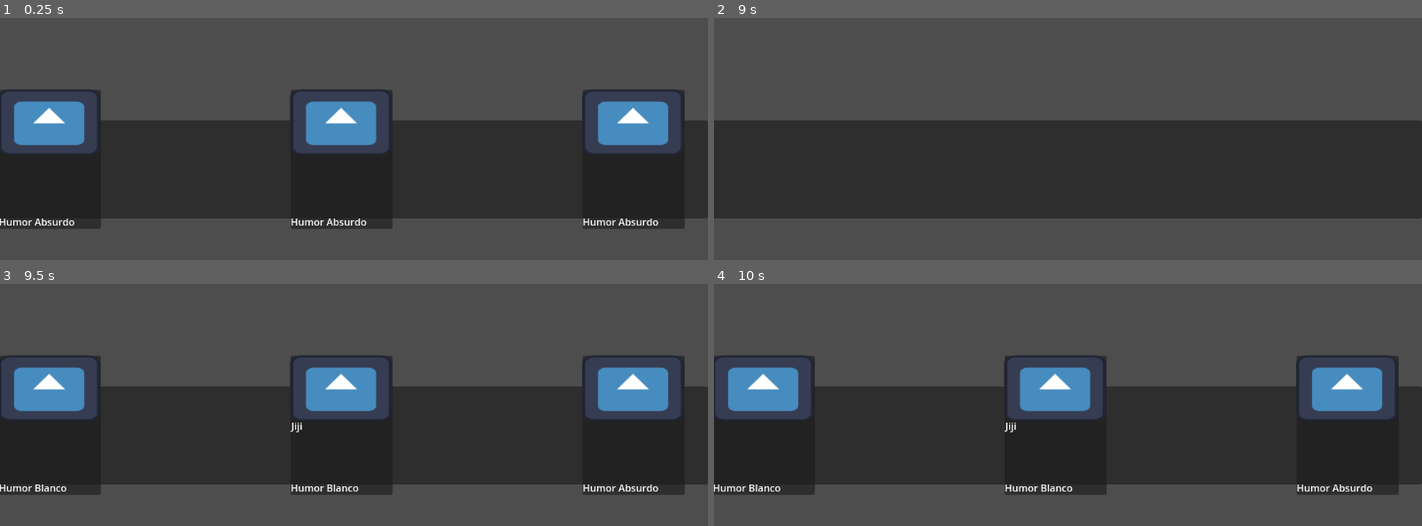
Above: before the commit, frames 1-4 (two rows, left to right).
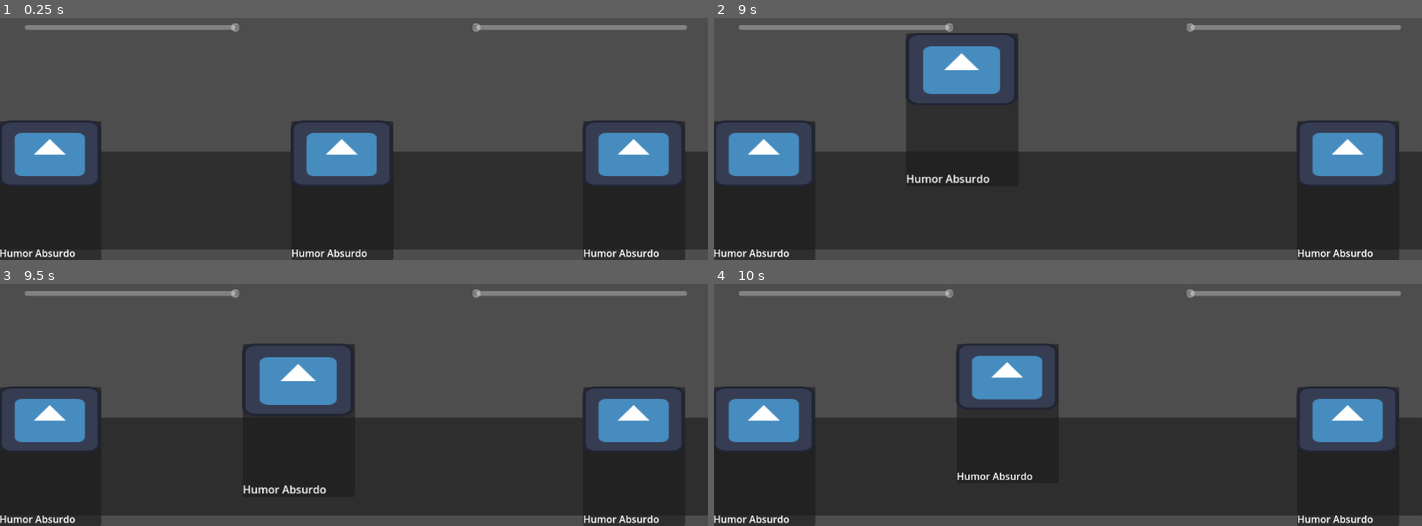
Above: after the commit, the same moments.

Repository: josediazerm/MakeMeLaugh
Game: Godot game, scene res://Scenes/GamePlayScene/game.tscn
The game is run twice, just before and just after one commit, with the same random seed, the same clock (stepped at 60 frames per second) and the same inputs. The project has no main scene, so this scene is started directly. The engine's default icon, where the game draws it, is replaced by a stand-in: a white triangle on a blue panel in a dark square.
Inputs (mouse positions are in pixels of both pictures, inside the frame that each line leads up to):
- Up to frame 1 (0.25 s): no input
- Up to frame 2 (9 s): tap Enter at 0.5, 2, 3.5 s; move the mouse to (763, 158) at 0.52 s; press the mouse at (763, 158) at 0.53 s; tap Space at 1.25, 2.75, 4.25 s; move the mouse to (1053, 158) at 1.27 s; release the mouse at (1053, 158) at 1.28 s; click (1053, 158) at 1.35 s; move the mouse to (1344, 158) at 2.02 s; press the mouse at (1344, 158) at 2.03 s; move the mouse to (1032, 141) at 2.77 s; release the mouse at (1032, 141) at 2.78 s; click (1032, 141) at 2.85 s; move the mouse to (1280, 122) at 3.52 s; press the mouse at (1280, 122) at 3.53 s; move the mouse to (outside the picture) at 4.27 s; release the mouse at (outside the picture) at 4.28 s; click (outside the picture) at 4.35 s; move the mouse to (1103, 61) at 5.02 s; press the mouse at (1103, 61) at 5.03 s; move the mouse to (outside the picture) at 5.77 s; release the mouse at (outside the picture) at 5.78 s; click (outside the picture) at 5.85 s; move the mouse to (1223, 42) at 6.52 s; press the mouse at (1223, 42) at 6.53 s; move the mouse to (926, 80) at 7.27 s; release the mouse at (926, 80) at 7.28 s; click (926, 80) at 7.35 s; move the mouse to (outside the picture) at 8.02 s; press the mouse at (outside the picture) at 8.03 s; move the mouse to (1032, 141) at 8.77 s; release the mouse at (1032, 141) at 8.78 s; click (1032, 141) at 8.85 s
- Up to frame 3 (9.5 s): no input
- Up to frame 4 (10 s): move the mouse to (763, 424) at 9.52 s; press the mouse at (763, 424) at 9.53 s

The runs differ from the first frame. In frame 1, 33% of the frame differs, in the area x 0-100%, y 2-100%; in frame 2, 33%; in frame 3, 31%; in frame 4, 32%.

Commit message:
created visible health system

Diff:
--- a/Make Me Laugh/Managers/Scripts/HealthManager.gd
+++ b/Make Me Laugh/Managers/Scripts/HealthManager.gd
@@ -2,6 +2,9 @@
 
 @export var data_manager : Node2D
 @export var turn_manager : Node2D
+
+@onready var player_bar : HSlider = $PlayerHealth
+@onready var enemy_bar : HSlider = $EnemyHealth
 
 var player_health
 var enemy_health
@@ -27,10 +30,12 @@
 func apply_damage_to_player(humor_type : String):
 	damage_to_deal = Constants.REACTIONS_DAMAGES[player_stats[humor_type]]
 	player_health -= damage_to_deal
+	player_bar.value = player_health
 
 func apply_damage_to_enemy(humor_type : String):
 	damage_to_deal = Constants.REACTIONS_DAMAGES[enemy_stats[humor_type]]
 	enemy_health -= damage_to_deal
+	enemy_bar.value = enemy_health
 
 func update_status():
 	var status = {
--- a/Make Me Laugh/Scenes/GamePlayScene/game.tscn
+++ b/Make Me Laugh/Scenes/GamePlayScene/game.tscn
@@ -10,10 +10,8 @@
 [node name="Game" type="Node2D"]
 
 [node name="HandZone" parent="." node_paths=PackedStringArray("data_manager", "turn_manager", "health_manager") instance=ExtResource("1_bmj1h")]
-offset_left = -2.0
-offset_top = 420.0
-offset_right = 1152.0
-offset_bottom = 580.0
+offset_top = 471.0
+offset_bottom = 631.0
 data_manager = NodePath("../DataManager")
 turn_manager = NodePath("../TurnManager")
 health_manager = NodePath("../HealthManager")
@@ -21,7 +19,7 @@
 [node name="DataManager" parent="." instance=ExtResource("2_cxhq2")]
 
 [node name="DropZone" parent="." instance=ExtResource("3_qh4u3")]
-position = Vector2(490, 71)
+position = Vector2(471, 19)
 
 [node name="TurnManager" parent="." node_paths=PackedStringArray("data_manager", "health_manager", "enemy_manager", "hand_zone") instance=ExtResource("4_h8hs1")]
 data_manager = NodePath("../DataManager")
@@ -33,6 +31,27 @@
 data_manager = NodePath("../DataManager")
 turn_manager = NodePath("../TurnManager")
 
+[node name="PlayerHealth" type="HSlider" parent="HealthManager"]
+offset_left = 40.0
+offset_top = 260.0
+offset_right = 391.0
+offset_bottom = 276.0
+max_value = 10.0
+value = 10.0
+editable = false
+scrollable = false
+
+[node name="EnemyHealth" type="HSlider" parent="HealthManager"]
+offset_left = 1118.0
+offset_top = 276.0
+offset_right = 1469.0
+offset_bottom = 292.0
+rotation = 3.14159
+max_value = 10.0
+value = 10.0
+editable = false
+scrollable = false
+
 [node name="Enemy_Manager" parent="." node_paths=PackedStringArray("data_manager", "health_manager") instance=ExtResource("6_3una5")]
 data_manager = NodePath("../DataManager")
 health_manager = NodePath("../HealthManager")
--- a/Make Me Laugh/Scenes/Hand/hand_zone.gd
+++ b/Make Me Laugh/Scenes/Hand/hand_zone.gd
@@ -14,7 +14,6 @@
 # Called when the node enters the scene tree for the first time.
 func _ready():
 	deck = data_manager.get_player_deck()
-
 
 func create_hand():
 	hand = []
